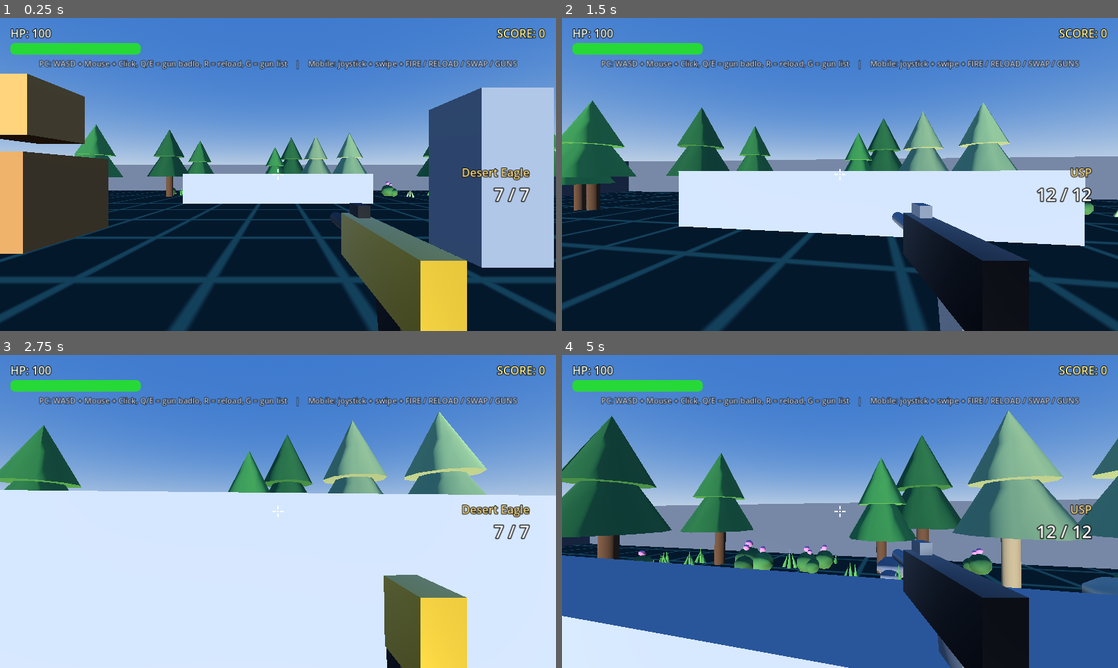
Above: before the commit, frames 1-4 (two rows, left to right).
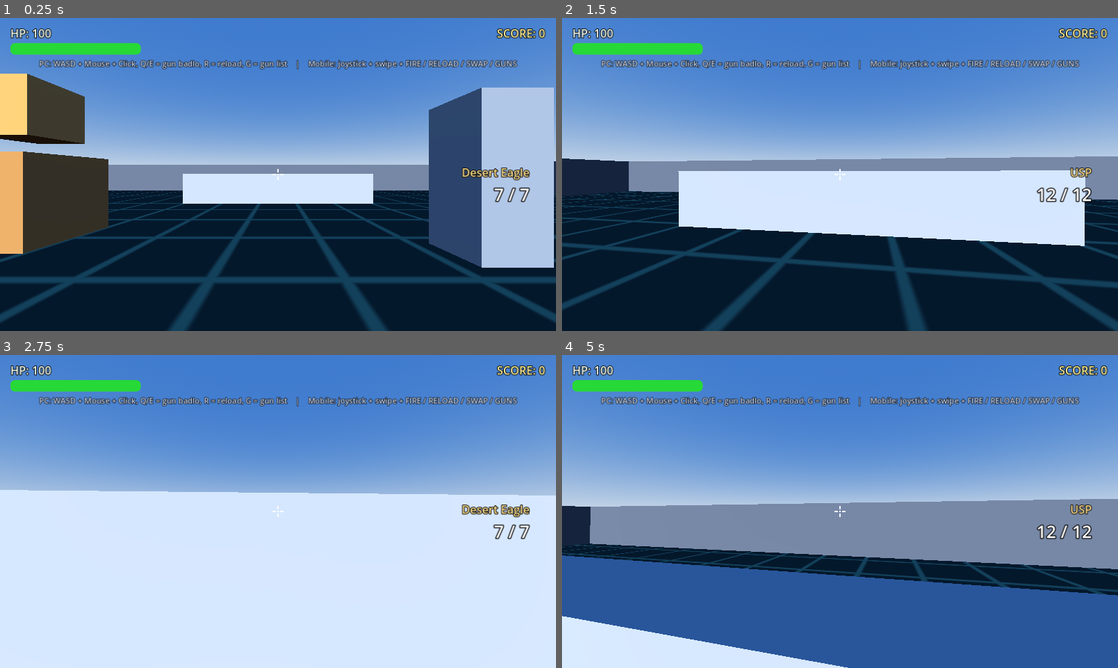
Above: after the commit, the same moments.

Repository: lk0024709-ux/Godot-fps-game-like-free-fire
Game: Godot game, scene res://scenes/main.tscn
Same seed, same stepped clock (60 frames per second), same inputs: the game is played once before the commit and once after it.
Inputs (mouse positions are in pixels of both pictures, inside the frame that each line leads up to):
- Up to frame 1 (0.25 s): no input
- Up to frame 2 (1.5 s): tap Enter at 0.5 s; move the mouse to (867, 174) at 0.52 s; press the mouse at (867, 174) at 0.53 s; hold W (move_forward) from 0.53 s (still down); tap Space (jump) at 0.77 s; move the mouse to (812, 174) at 1.27 s; release the mouse at (812, 174) at 1.28 s; tap E (next_weapon) at 1.35 s
- Up to frame 3 (2.75 s): keep holding W (move_forward); tap Space (jump) at 1.52 s; move the mouse to (289, 505) at 2.02 s; tap Q (prev_weapon) at 2.1 s
- Up to frame 4 (5 s): keep holding W (move_forward); tap Space (jump) at 2.75, 3.02, 3.77, 4.52 s; move the mouse to (834, 517) at 2.77 s; tap 1 at 2.85 s; click (834, 517) at 2.92 s; move the mouse to (878, 514) at 3.52 s; press the mouse at (878, 514) at 3.53 s; move the mouse to (795, 508) at 4.27 s; release the mouse at (795, 508) at 4.28 s; tap E (next_weapon) at 4.35 s

The runs differ from the first frame. In frame 1, 8.9% of the frame differs, in the area x 13-100%, y 34-100%; in frame 2, 9.8%; in frame 3, 11%; in frame 4, 25%, in the area x 0-100%, y 17-100%.
Error after the commit: Parse Error: Identifier "target" not declared in the current scope. (res://scripts/assets.gd:222)

Commit message:
OBJ weapons: obj2glb converter + loader .obj support + pistol models + CI step 7d
Co-authored-by: arena-agent <297053741+arena-agent@users.noreply.github.com>

Diff:
--- a/scripts/asset_loader.gd
+++ b/scripts/asset_loader.gd
@@ -23,15 +23,20 @@
 ##
 
 ## Models kahan dhundhne hain (order matlab rakhta hai: pehla folder jeetta hai).
-## "assets/models/"  = CI ne banaye hue .glb (Godot-imported) — asli jagah
-## "assets/downloaded/" = tumhare original FBX (skip ho jate hain) + agar tumne
-##                        khud wahin .glb daal diya ho to wo bhi chal jayega
-const BASE_DIRS: Array[String] = ["res://assets/models/", "res://assets/downloaded/"]
-
-## Kaunse formats chalte hain. .fbx list me hai taaki file naming sahi rahe — Godot 4
-## usko load nahi kar sakta, isliye aisi file listing me sirf tab aati hai jab Godot
-## usko sach me load kar sake (ResourceLoader.exists() check hota hai).
-const EXTENSIONS: Array[String] = [".glb", ".gltf", ".fbx"]
+## "assets/models/"       = CI ne banaye hue .glb (Godot-imported) — asli jagah.
+##                          FBX (assets/downloaded) aur OBJ (assets/downloaded_obj) dono
+##                          isi me convert hote hain (dekho tools/fbx2glb.py + tools/obj2glb.py).
+## "assets/downloaded/"     = FBX source + `.gdignore` (Godot inhe scan nahi karta).
+## "assets/downloaded_obj/" = OBJ/MTL source (weapons) + `.gdignore`. Yahan bhi agar koi
+##                          khud .glb daal de to wo mil jayega — warna skip.
+const BASE_DIRS: Array[String] = ["res://assets/models/", "res://assets/downloaded/",
+		"res://assets/downloaded_obj/"]
+
+## Kaunse formats chalte hain. `.fbx`/`.obj` list me hain taaki file naming sahi rahe —
+## Godot inhe load nahi kar sakta (isliye CI .glb convert karta hai), aur aisi file
+## listing me sirf tab aati hai jab Godot usko sach me load kar sake
+## (ResourceLoader.exists() check hota hai).
+const EXTENSIONS: Array[String] = [".glb", ".gltf", ".obj", ".fbx"]
 
 ## Saari categories
 const CATEGORIES: Array[String] = ["weapons", "nature", "characters", "vehicles"]
@@ -60,7 +65,8 @@
 const FILE_PREFIXES := {
 	"weapons": {
 		"ar": "AssaultRifle", "sniper": "SniperRifle", "smg": "SubmachineGun",
-		"bullpup": "Bullpup", "shotgun": "Shotgun",
+		"submachine": "SubmachineGun", "bullpup": "Bullpup", "shotgun": "Shotgun",
+		"pistol": "Pistol", "revolver": "Revolver",
 	},
 	"nature": {
 		"pine": "PineTree", "rock": "Rock", "plant": "Plant", "grass": "Grass",
@@ -394,6 +400,23 @@
 	return null
 
 
+## Jab resource PackedScene na ho par Mesh ho (jaise Godot ne `.obj` khud import kar liya).
+## Us case me ek MeshInstance3D wapas dete hain — assets.gd usko bhi waise hi taiyaar
+## kar leta hai (skin, shadow, scale, muzzle). Kuch na mile to null.
+static func load_mesh_node(name_fragment: String, category: String = "weapons") -> MeshInstance3D:
+	var path := _resolve(name_fragment, category)
+	if path.is_empty():
+		return null
+	var res: Resource = load(path)
+	if not (res is Mesh):
+		return null
+	var node := MeshInstance3D.new()
+	node.name = name_fragment
+	node.mesh = res as Mesh
+	_warn_once("mesh:" + path, "AssetLoader: %s Mesh ke roop me load hua (MeshInstance3D bana)" % path)
+	return node
+
+
 ## Exported PCK me kabhi kabhi ".remap"/".import" laga hua naam aata hai -> hata do
 static func _strip_suffix(file_name: String) -> String:
 	var clean := file_name
--- a/scripts/assets.gd
+++ b/scripts/assets.gd
@@ -63,16 +63,12 @@
 static func build_weapon_model(shape: String, body_color: Color, accent_color: Color,
 		model_name: String = "", scale_hint: float = 1.0, muzzle_hint: float = -1.0) -> Node3D:
 	if not model_name.is_empty():
-		var scene := Loader.load_model(model_name, "weapons")
-		if scene != null:
-			var inst := scene.instantiate()
-			if inst is Node3D:
-				var prepared := _prepare_weapon_model(inst as Node3D, shape, body_color,
-						accent_color, scale_hint, muzzle_hint)
-				if prepared != null:
-					return prepared
-			else:
-				inst.queue_free()
+		var inst := _load_weapon_instance(model_name)
+		if inst != null:
+			var prepared := _prepare_weapon_model(inst, shape, body_color,
+					accent_color, scale_hint, muzzle_hint)
+			if prepared != null:
+				return prepared
 	# ---------- procedural fallback (downloaded model nahi mila) ----------
 	match shape:
 		"pistol":
@@ -180,6 +176,22 @@
 # Neeche wale functions sirf downloaded (CC0) models pe kaam karte hain.
 # Sab fail-soft hain: kuch bhi ajeeb mile to null/khali wapas, game chalta rehta hai.
 
+## Downloaded model ka node: pehle PackedScene (.glb/.gltf — CI ka converted output),
+## warna Mesh (.obj, agar Godot ne khud import kar liya ho). Kuch na mile to null
+## (caller procedural shape bana lega — game kabhi rukta nahi).
+static func _load_weapon_instance(model_name: String) -> Node3D:
+	var scene := Loader.load_model(model_name, "weapons")
+	if scene != null:
+		var node := scene.instantiate()
+		if node is Node3D:
+			return node as Node3D
+		node.queue_free()
+	var holder := Loader.load_mesh_node(model_name, "weapons")
+	if holder != null:
+		return holder
+	return null
+
+
 ## Downloaded weapon ko view-model banane ke liye taiyaar karo.
 ## Null wapas aaya to caller procedural model bana lega.
 static func _prepare_weapon_model(inst: Node3D, shape: String, body_color: Color,
@@ -197,15 +209,12 @@
 		inst.queue_free()
 		return null
 
+	# ---- barrel -Z ki taraf hona chahiye (muzzle node usi taraf lagta hai) ----
+	if _normalize_orientation(inst, box):
+		box = _visual_aabb(inst)
+
 	# ---- size normalise: model ki lambai (Z) ko target lambai bana do ----
-	var length: float = maxf(box.size.z, 0.0001)
-	var target: float = float(WEAPON_TARGET_LENGTH.get(shape, 1.0)) * maxf(0.05, scale_hint)
-	var factor := target / length
-	# spec ka safety net: chhota model 3x, bada model 0.5x (aakhri hadd)
-	if length < 0.3:
-		factor = maxf(factor, 3.0)
-	elif length > 1.5:
-		factor = minf(factor, 0.5)
+	var factor := _normalize_scale(box, shape, scale_hint)
 
 	# ---- origin: X/Z center, aur ubhaar (Y) ko hataya — holder ke origin pe gun ka beech ----
 	# Z pe thoda AAGE (camera se door) khiska dete hain: warna poori gun ka aadha hissa
@@ -392,11 +401,54 @@
 	return root
 
 
+## Downloaded model ki asli lambai dekh kar scale factor nikalo.
+##   * target: pistol 0.30 m, smg 0.60 m, rifle 1.20 m, sniper 1.40 m, shotgun 1.10 m
+##     (per-weapon `scale` multiplier `weapon_data.gd` se aata hai — Bizon 1.3x etc.)
+##   * spec ke safety rules: model 0.3 m se chhota ho to 3x tak, 1.5 m se bada ho to
+##     aadha (aakhri hadd) — taaki koi ajeeb file poore screen ko na bhar de.
+static func _normalize_scale(box: AABB, shape: String, scale_hint: float) -> float:
+	var length: float = maxf(box.size.z, 0.0001)
+	var target: float = float(WEAPON_TARGET_LENGTH.get(shape, 1.0)) * maxf(0.05, scale_hint)
+	var factor := target / length
+	if length < 0.3:
+		factor = maxf(factor, 3.0)
+	elif length > 1.5:
+		factor = minf(factor, 0.5)
+	return factor
+
+
+## Barrel -Z pe hona chahiye. Har gun ka lambai wala axis Z hai (CI ke converter
+## tools/obj2glb.py + tools/fbx2glb.py yahi likhte hain), lekin koi haath se daala
+## gaya model ulta aa sakta hai:
+##   * lambai ka axis X/Y hai -> usko Z pe ghumao (safe, isse kuch bigadta nahi)
+##   * 180 degree ka auto-flip jaan-boojh kar NAHI karte
+## Returns: true agar model ghumana pada (tab caller AABB dobara nikaale).
+static func _normalize_orientation(inst: Node3D, box: AABB) -> bool:
+	var longest := "z"
+	if box.size.x > box.size.z and box.size.x >= box.size.y:
+		longest = "x"
+	elif box.size.y > box.size.z and box.size.y > box.size.x:
+		longest = "y"
+
+	if longest == "z":
+		# lambai theek hai; sirf tab warning jab shape shak wala ho (lambai ~ height)
+		if box.size.z < box.size.y * 1.1:
+			push_warning("WeaponModel: '%s' ki lambai (%.2f) aur ubhaar (%.2f) lagbhag barabar hain — barrel -Z hai ya nahi, ek baar dekh lo"
+					% [inst.name, box.size.z, box.size.y])
+		return false
+
+	inst.rotation.y += HALF_PI if longest == "x" else 0.0
+	inst.rotation.x -= HALF_PI if longest == "y" else 0.0
+	push_warning("WeaponModel: '%s' ka lambai axis %s tha -> Z pe ghumaya (barrel -Z maan liya, manual review)"
+			% [inst.name, longest.to_upper()])
+	return true
+
+
 ## Weapon ke model ke rang: surface 0 = body, baaki sab = accent.
-## (Single-surface models pe poora body colour lagta hai.)
+## (Single-surface models pe poora body colour lagta hai.) Spec: metallic 0.6, roughness 0.4
 static func _apply_weapon_skin(node: Node3D, body_color: Color, accent_color: Color) -> void:
-	var body_mat := _mat(body_color, 0.35, 0.55)
-	var accent_mat := _mat(accent_color, 0.45, 0.45)
+	var body_mat := _mat(body_color, 0.6, 0.4)
+	var accent_mat := _mat(accent_color, 0.6, 0.4)
 	for mesh_node in _mesh_nodes(node, 0, []):
 		var mesh: Mesh = mesh_node.mesh
 		var surfaces := 1
--- a/scripts/selftest.gd
+++ b/scripts/selftest.gd
@@ -51,6 +51,8 @@
 	_notes.append("loader: " + str(stats))
 	for line in Loader.report_lines():
 		print("  " + line)
+	# Weapons folder ke saare model naam (CI log me poora scan dikh jaye)
+	print("  weapons ke models: " + ", ".join(Loader.list_models("weapons")))
 	for category in Loader.CATEGORIES:
 		_check(stats.get(category, 0) >= 0, "loader: %s listing chali" % category)
 
@@ -72,6 +74,24 @@
 	_notes.append("downloaded weapon models: %d/28 (baaki procedural)" % with_model)
 	if any_downloaded and with_model > 0 and not missing_models.is_empty():
 		_check(false, "ye weapon models nahi mile: " + str(missing_models))
+
+	# kaun gun kaunsa model use kar raha hai (log me saaf dikh jaye) + kitne alag models
+	var resolved := {}
+	var model_paths := {}
+	for weapon in weapons:
+		var mname := String(weapon.get("model", ""))
+		var path := Loader.find_path(mname, "weapons") if not mname.is_empty() else ""
+		print("  %-14s -> %-10s %s" % [weapon.get("name"), mname if not mname.is_empty() else "(procedural)",
+				path if not path.is_empty() else "MISSING"])
+		if not path.is_empty():
+			resolved[mname] = true
+			model_paths[path] = true
+	_notes.append("alag downloaded models: %d (28 guns me, SMG me kuch repeat hote hain)"
+			% model_paths.size())
+	if any_downloaded:
+		_check(model_paths.size() >= 22,
+				"28 guns me kam se kam 22 alag model use ho rahe hain (%d mile)" % model_paths.size())
+		_check(resolved.size() >= 25, "kam se kam 25 guns ke paas downloaded model hai (%d mile)" % resolved.size())
 
 	# har weapon ka poora model banao (downloaded ya procedural — dono chalta hai)
 	for weapon in weapons:
--- a/scripts/weapon_data.gd
+++ b/scripts/weapon_data.gd
@@ -7,9 +7,10 @@
 ##   name, shape, damage, pellets, fire_rate, ammo, auto, reload,
 ##   body, accent, spread, bullet_speed, recoil
 ##
-## "model" = downloaded CC0 model ka naam (assets/downloaded/weapons/ me se). Ye mile to
-## weapon us model se banta hai (rang + size + muzzle node assets.gd me lagte hain), warna
-## "shape" wala procedural model. Pistol ke models upload me nahi hain -> "model" khali.
+## "model" = downloaded CC0 model ka naam (assets/downloaded_obj/Weapons/ me se, CI usko
+## .glb bana deta hai). Ye mile to weapon us model se banta hai (rang + size + muzzle node
+## assets.gd me lagte hain), warna "shape" wala procedural model. Pistols ke models bhi
+## ab maujood hain (pistol_1..6 / revolver_1..5 me se 3 use hote hain).
 ##
 ## NOTE: shape sirf 5 me se ek ho sakta hai -> assets.gd wahi 5 base models banata hai.
 ##
@@ -42,29 +43,40 @@
 
 ## Har weapon ka downloaded model + uska size (scale). Model ke naam asset_loader.gd
 ## samajhta hai: "ar_5" -> AssaultRifle_5.glb, "smg_2" -> SubmachineGun_2.glb,
-## "bullpup_1" -> Bullpup_1.glb, "sniper_1" -> SniperRifle_1.glb, "shotgun_1" -> Shotgun_1.glb.
+## "bullpup_1" -> Bullpup_1.glb, "sniper_1" -> SniperRifle_1.glb, "shotgun_1" -> Shotgun_1.glb,
+## "pistol_1" -> Pistol_1.glb, "revolver_1" -> Revolver_1.glb.
+##
+## Weapons ke source files (OBJ + MTL) `assets/downloaded_obj/Weapons/` me hain. CI unhe
+## `tools/obj2glb.py` se `assets/models/weapons/*.glb` me convert karta hai (workflow step
+## "7d-obj") — Godot sirf wahi .glb padhta hai. Koi model na mile to wahi gun procedural
+## shape se ban jaati hai (game kabhi rukta nahi).
 ##
 ## 11 rifles ke liye 11 alag model (spec), SMG me 5 model 8 guns ke liye
 ## (Bizon/Skorpion/Vector repeat hote hain — sirf scale + colour badalta hai).
 const WEAPON_MODELS := {
-	# ---- rifles (11 weapons -> 11 models) ----
-	"AK": {"model": "ar_5"},              # wood stock wala
-	"M4A1": {"model": "ar_4"},            # black, alag look
-	"SCAR": {"model": "ar_6"},
+	# ---- rifles (11 weapons -> 11 alag models) ----
+	# Rifle models ka asli roop (renders se check kiya, dekho docs/model-integration-report.md):
+	#   ar_1 = wood-stock rifle      ar_2 = AK classic     ar_3 = AK variant
+	#   ar_4 = wire-stock rifle      ar_5 = AKM (wood stock)
+	#   ar_6 = M4/AR-15 style        ar_7 = SCAR style     ar_8 = G36/XM8 style
+	#   ar_9 = compact carbine       bullpup_1..3 = AUG/FAMAS/Groza jaise bullpup
+	"AK": {"model": "ar_5"},              # wood stock wala AKM
+	"M4A1": {"model": "ar_6"},            # AR-15 / M4 look (flat-top rail)
+	"SCAR": {"model": "ar_7"},            # modern carbine look
+	"M7": {"model": "ar_9"},              # compact carbine
+	"XM8": {"model": "ar_8"},             # G36/XM8 jaisa shape
 	"Groza": {"model": "bullpup_1"},
 	"FAMAS": {"model": "bullpup_2"},
 	"AUG": {"model": "bullpup_3"},
-	"M7": {"model": "ar_7"},
-	"XM8": {"model": "ar_8"},
-	"Parafal": {"model": "ar_3"},
-	"AN94": {"model": "ar_2"},
-	"Kingfisher": {"model": "ar_1"},
-	# ---- SMGs (8 weapons -> 5 models, 3 repeat) ----
-	"MP40": {"model": "smg_1", "scale": 1.0},
-	"MP5": {"model": "smg_2", "scale": 0.9},
-	"UMP": {"model": "smg_3", "scale": 1.1},
-	"P90": {"model": "smg_4", "scale": 1.0},
-	"Thompson": {"model": "smg_5", "scale": 1.2},
+	"Parafal": {"model": "ar_1"},         # wood-stock rifle
+	"AN94": {"model": "ar_2"},            # AK classic
+	"Kingfisher": {"model": "ar_4"},      # wire-stock rifle
+	# ---- SMGs (8 weapons -> 5 models, 3 repeat: sirf scale + colour badalta hai) ----
+	"MP40": {"model": "smg_2", "scale": 1.0},       # tube stock wala
+	"MP5": {"model": "smg_1", "scale": 1.0},
+	"UMP": {"model": "smg_4", "scale": 1.1},
+	"P90": {"model": "smg_3", "scale": 1.0},        # foregrip wala PDW
+	"Thompson": {"model": "smg_5", "scale": 1.2},   # lamba receiver
 	"Bizon": {"model": "smg_1", "scale": 1.3},      # repeat
 	"Skorpion": {"model": "smg_3", "scale": 0.7},   # repeat
 	"Vector": {"model": "smg_4", "scale": 0.9},     # repeat
@@ -76,10 +88,10 @@
 	"M1014": {"model": "shotgun_1"},
 	"MAG-7": {"model": "shotgun_2"},
 	"SPAS12": {"model": "shotgun_3"},
-	# ---- pistols: models upload me nahi hain -> procedural (shape = pistol) ----
-	"Desert Eagle": {"model": ""},
-	"USP": {"model": ""},
-	"M500": {"model": ""},
+	# ---- pistols (3 -> 3, OBJ pack me Pistol/Revolver files hain) ----
+	"Desert Eagle": {"model": "pistol_6"},   # sabse bada pistol
+	"USP": {"model": "pistol_1"},            # compact pistol
+	"M500": {"model": "revolver_1"},         # revolver
 }
 
 
Not shown, added: assets/downloaded_obj/.gdignore
Not shown, added: assets/downloaded_obj/LICENSE.txt
Not shown, added: assets/downloaded_obj/Weapons/AssaultRifle2_1.mtl
Not shown, added: assets/downloaded_obj/Weapons/AssaultRifle2_1.obj
Not shown, added: assets/downloaded_obj/Weapons/AssaultRifle2_2.mtl
Not shown, added: assets/downloaded_obj/Weapons/AssaultRifle2_2.obj
Not shown, added: assets/downloaded_obj/Weapons/AssaultRifle2_3.mtl
Not shown, added: assets/downloaded_obj/Weapons/AssaultRifle2_3.obj
Not shown, added: assets/downloaded_obj/Weapons/AssaultRifle2_4.mtl
Not shown, added: assets/downloaded_obj/Weapons/AssaultRifle2_4.obj
Not shown, added: assets/downloaded_obj/Weapons/AssaultRifle_1.mtl
Not shown, added: assets/downloaded_obj/Weapons/AssaultRifle_1.obj
(and 76 more such lines)
